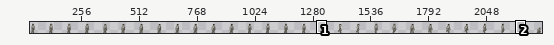
A pixel-art file gets an edit: support/player-table-80-80.aseprite. The first picture is a wide view before the edit; the outline marks the close-up.
Close-up. Earlier state:
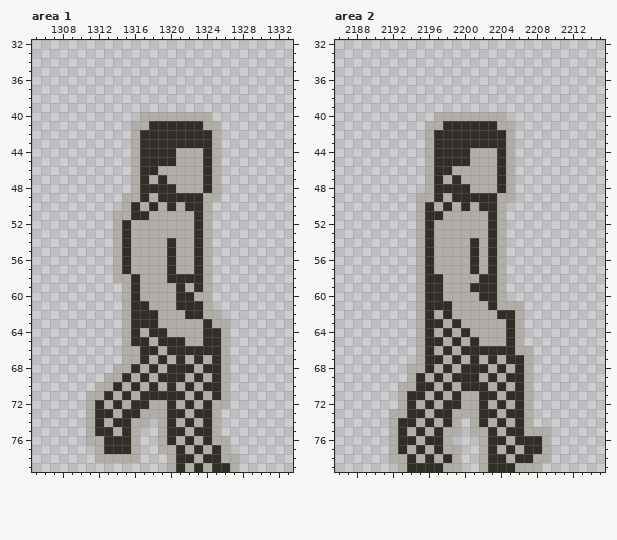
2320x80 pixels, 1 frame. Shown: area 1: x 1305..1333, y 32..79; area 2: x 2186..2215, y 32..79. The wide view leaves out empty margins. The commit also changed other parts of the picture, which this record leaves out.
After:
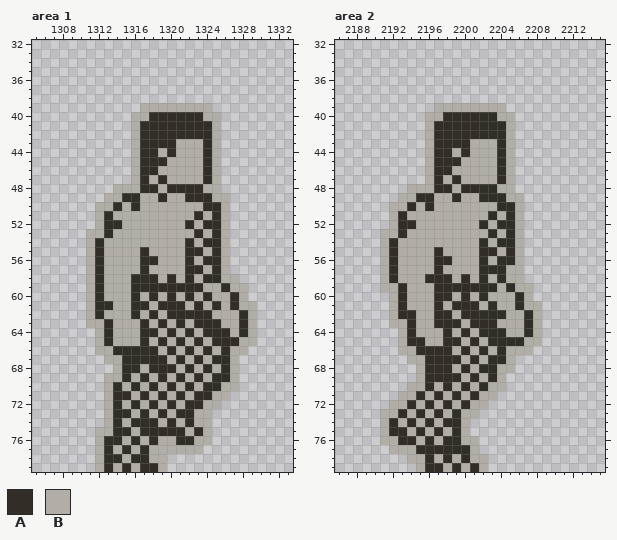
Palette (. is transparent): A #302e27  B #b0aea7
Changes in this commit:
Area 1:
y 39: x 1317..1324 ........ -> BBBBBBBB
y 40: x 1316 . -> B; x 1318..1323 BBBBBB -> AAAAAA; x 1325 . -> B
y 41: x 1317 B -> A; x 1324 B -> A
y 43: x 1321..1323 AAA -> BBB
y 44: x 1319 A -> B
y 45: x 1320 A -> B
y 48: x 1314..1315 .. -> BB; x 1319 A -> B; x 1321..1324 BBBA -> AAAB
y 49: x 1313..1317 ..BBA -> BBAAB; x 1320..1321 AA -> BB; x 1324 B -> A; x 1326 . -> B
y 50: x 1312..1314 ... -> BBA; x 1318 A -> B; x 1320 A -> B; x 1322..1326 AAB.. -> BBAAB
y 51: x 1312..1313 .. -> BA; x 1316..1317 AA -> BB; x 1325..1326 .. -> AB
y 52: x 1312..1315 ..BA -> BAAB; x 1322..1326 BAB.. -> ABAAB
y 53: x 1311..1313 ... -> BBA; x 1315 A -> B; x 1325..1326 .. -> AB
y 54: x 1311..1313 ... -> BAB; x 1315 A -> B; x 1320 A -> B; x 1322..1326 BAB.. -> ABAAB
y 55: x 1311..1313 ... -> BAB; x 1315 A -> B; x 1317 B -> A; x 1320 A -> B; x 1322 B -> A; x 1325..1326 .. -> AB
y 56: x 1311..1313 ... -> BAB; x 1315 A -> B; x 1317..1318 BB -> AA; x 1320 A -> B; x 1322..1326 BAB.. -> ABAAB
y 57: x 1311..1313 ... -> BAB; x 1315 A -> B; x 1317 B -> A; x 1320 A -> B; x 1322 B -> A; x 1325..1326 .. -> AB
y 58: x 1311..1313 ... -> BAB; x 1317..1318 BB -> AA; x 1321 A -> B; x 1323..1327 AB... -> BAABB
y 59: x 1311..1314 .... -> BABB; x 1317..1320 BBBB -> AAAA; x 1322 B -> A; x 1325..1328 .... -> BABB
y 60: x 1311..1314 .... -> BABB; x 1318 B -> A; x 1320..1321 BA -> AB; x 1324..1328 B.... -> ABBAB
y 61: x 1311..1314 .... -> BAAB; x 1319..1320 BB -> AA; x 1322 A -> B; x 1325..1329 ..... -> ABABB
y 62: x 1311..1314 .... -> BABB; x 1317 A -> B; x 1320..1321 BB -> AA; x 1324 B -> A; x 1326..1329 .... -> BBAB
y 63: x 1311..1314 .... -> BBAB; x 1316 A -> B; x 1318..1319 AB -> BA; x 1321 B -> A; x 1323 B -> A; x 1325 B -> A; x 1327..1329 ... -> BAB
y 64: x 1312..1314 ... -> BAB; x 1316..1317 AB -> BA; x 1319..1320 AB -> BA; x 1322 B -> A; x 1326..1329 B... -> ABAB
y 65: x 1312..1314 ... -> BAB; x 1316 A -> B; x 1320 A -> B; x 1323..1324 BA -> AB; x 1326..1329 B... -> AABB
y 66: x 1312..1316 ...BB -> BBAAA; x 1321 A -> B; x 1323 A -> B; x 1325..1328 AB.. -> BABB
y 67: x 1313..1316 ..BB -> BBAA; x 1318 B -> A; x 1326..1327 B. -> AB
y 68: x 1315 B -> A; x 1319 B -> A; x 1321 A -> B; x 1325..1327 AB. -> BAB
y 69: x 1320 A -> B; x 1326..1327 B. -> AB
y 70: x 1312 B -> .; x 1327 . -> B
y 71: x 1311..1314 BBAB -> ..BA; x 1318 A -> B; x 1320 A -> B; x 1324..1325 BA -> AB
y 72: x 1311..1312 BA -> ..; x 1317..1318 AB -> BA; x 1323..1324 BA -> AB; x 1326 B -> .
y 73: x 1311..1314 BAAB -> ..BA; x 1316..1317 AB -> BA; x 1319..1320 BA -> AB; x 1322..1325 BAAB -> ABB.
y 74: x 1311..1312 BA -> ..; x 1315..1318 ABB. -> BAAA; x 1324..1325 AB -> B.
y 75: x 1311..1314 BAAB -> .BBA; x 1317..1319 ..B -> AAA; x 1324..1325 AB -> B.
y 76: x 1311 B -> .; x 1315..1318 AB.. -> BABA; x 1320..1321 AB -> BA; x 1324..1326 ABB -> B..
y 77: x 1314 A -> B; x 1317..1318 .. -> AB; x 1321 A -> B; x 1323..1326 ABAB -> B...
y 78: x 1313..1314 BB -> AA; x 1316..1327 B...BAABAABB -> AABB........
y 79: x 1312..1327 ........BABABAAB -> BABABAAB........
Area 2:
y 39: x 2197..2204 ........ -> BBBBBBBB
y 40: x 2196 . -> B; x 2198..2203 BBBBBB -> AAAAAA; x 2205 . -> B
y 41: x 2197 B -> A; x 2204 B -> A
y 43: x 2201..2203 AAA -> BBB
y 44: x 2199 A -> B
y 45: x 2200 A -> B
y 48: x 2194..2195 .. -> BB; x 2199 A -> B; x 2201..2204 BBBA -> AAAB
y 49: x 2193..2197 ..BBA -> BBAAB; x 2200..2201 AA -> BB; x 2204 B -> A; x 2206 . -> B
y 50: x 2192..2194 ... -> BBA; x 2198 A -> B; x 2200 A -> B; x 2202..2206 AAB.. -> BBAAB
y 51: x 2192..2194 ... -> BAB; x 2196..2197 AA -> BB; x 2205..2206 .. -> AB
y 52: x 2192..2194 ... -> BAA; x 2196 A -> B; x 2202..2206 BAB.. -> ABAAB
y 53: x 2191..2194 .... -> BBAB; x 2196 A -> B; x 2205..2206 .. -> AB
y 54: x 2191..2194 .... -> BABB; x 2196 A -> B; x 2201..2206 ABAB.. -> BABAAB
y 55: x 2191..2194 .... -> BABB; x 2196..2197 AB -> BA; x 2201..2202 AB -> BA; x 2205..2206 .. -> AB
y 56: x 2191..2194 .... -> BABB; x 2196..2198 ABB -> BAA; x 2201..2206 ABAB.. -> BABAAB
y 57: x 2191..2194 .... -> BABB; x 2196..2197 AB -> BA; x 2201..2202 AB -> BA; x 2204..2206 B.. -> ABB
y 58: x 2191..2194 .... -> BABB; x 2198 B -> A; x 2200 B -> A; x 2203..2206 AB.. -> BABB
y 59: x 2191..2194 .... -> BBAB; x 2196 A -> B; x 2198..2200 BBB -> AAA; x 2205..2207 ... -> ABB
y 60: x 2192..2194 ... -> BAB; x 2196 A -> B; x 2198 B -> A; x 2200 B -> A; x 2203 A -> B; x 2205..2207 ... -> BAB
y 61: x 2192..2194 ... -> BAB; x 2196 A -> B; x 2198..2201 ABBB -> BAAA; x 2206..2208 B.. -> ABB
y 62: x 2192..2194 ... -> BAA; x 2196..2197 AB -> BA; x 2200..2203 BBBB -> AAAA; x 2205 A -> B; x 2207..2208 .. -> AB
y 63: x 2192..2194 ... -> BBA; x 2196 A -> B; x 2198 B -> A; x 2201..2203 BBB -> AAA; x 2205 A -> B; x 2207..2208 .. -> AB
y 64: x 2193..2194 .. -> BA; x 2196 A -> B; x 2202..2205 BBBA -> AAAB; x 2207..2208 .. -> AB
y 65: x 2193..2198 ..BAAB -> BAABBA; x 2203..2204 BB -> AA; x 2206..2208 B.. -> ABB
y 66: x 2193..2195 ..B -> BBA; x 2197 B -> A; x 2201 A -> B; x 2203 A -> B; x 2205 A -> B
y 67: x 2194 . -> B; x 2198 B -> A; x 2204..2207 BAAB -> AB..
y 68: x 2194 B -> .; x 2197 B -> A; x 2201 A -> B; x 2203..2204 BA -> AB; x 2206..2207 AB -> ..
y 69: x 2194..2196 BAB -> .BA; x 2198 B -> A; x 2200 A -> B; x 2205..2207 AAB -> ...
y 70: x 2193 B -> .; x 2195 A -> B; x 2201 A -> B; x 2204..2207 ABAB -> B...
y 71: x 2194 A -> B; x 2201..2207 BAABAAB -> ABB....
y 72: x 2192 . -> B; x 2199..2200 AB -> BA; x 2202..2207 ABABAB -> B.....
y 73: x 2191 . -> B; x 2193..2194 BA -> AB; x 2198..2199 AB -> BA; x 2202..2207 AABAAB -> ......
y 74: x 2191..2193 .BA -> BAB; x 2199..2207 B.BABABAB -> AB.......
y 75: x 2191..2192 .B -> BA; x 2199..2209 B.BBABAABBB -> AB.........
y 76: x 2191 . -> B; x 2197..2209 AB...BAABAAAB -> BAABB........
y 77: x 2193 A -> B; x 2196 B -> A; x 2198..2209 BB..BABABAAB -> AAAB........
y 78: x 2192..2194 BBA -> ..B; x 2200..2201 .. -> AB; x 2203..2209 AABAABB -> .......
y 79: x 2193..2195 BAA -> ..B; x 2199..2201 B.. -> ABA; x 2203..2208 AAABBB -> ......
Pixel boxes of the changes (left, top, right, bottom) in both close-ups:
changed: (86, 103, 257, 472)
changed: (380, 103, 551, 472)
